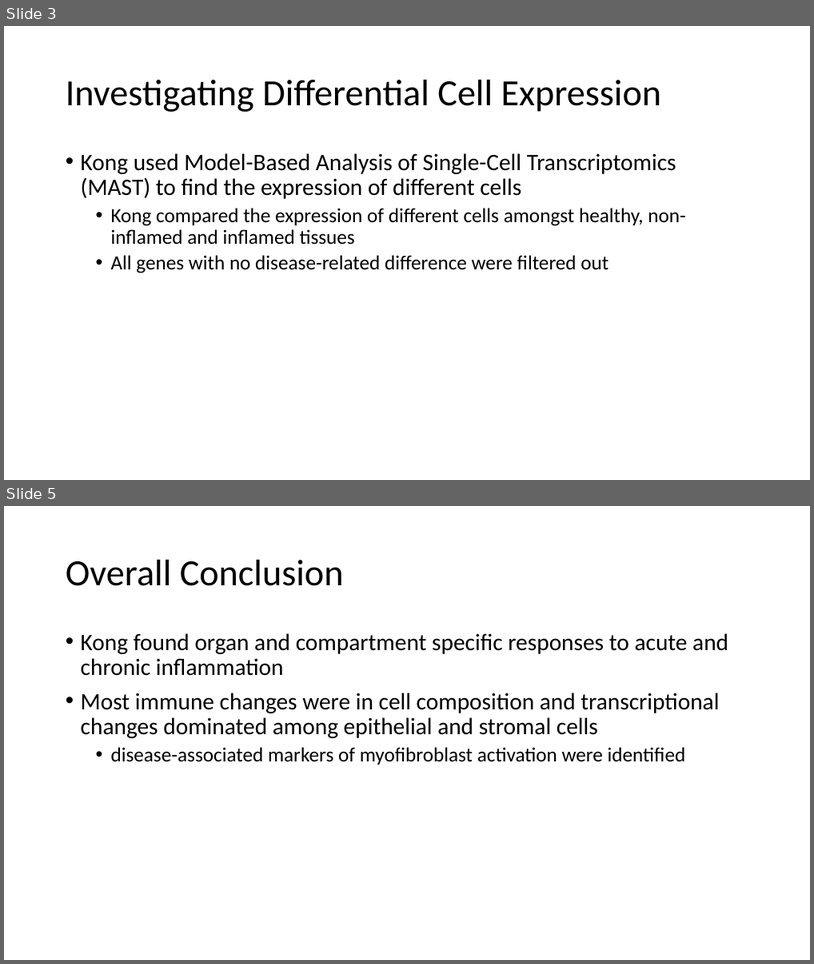
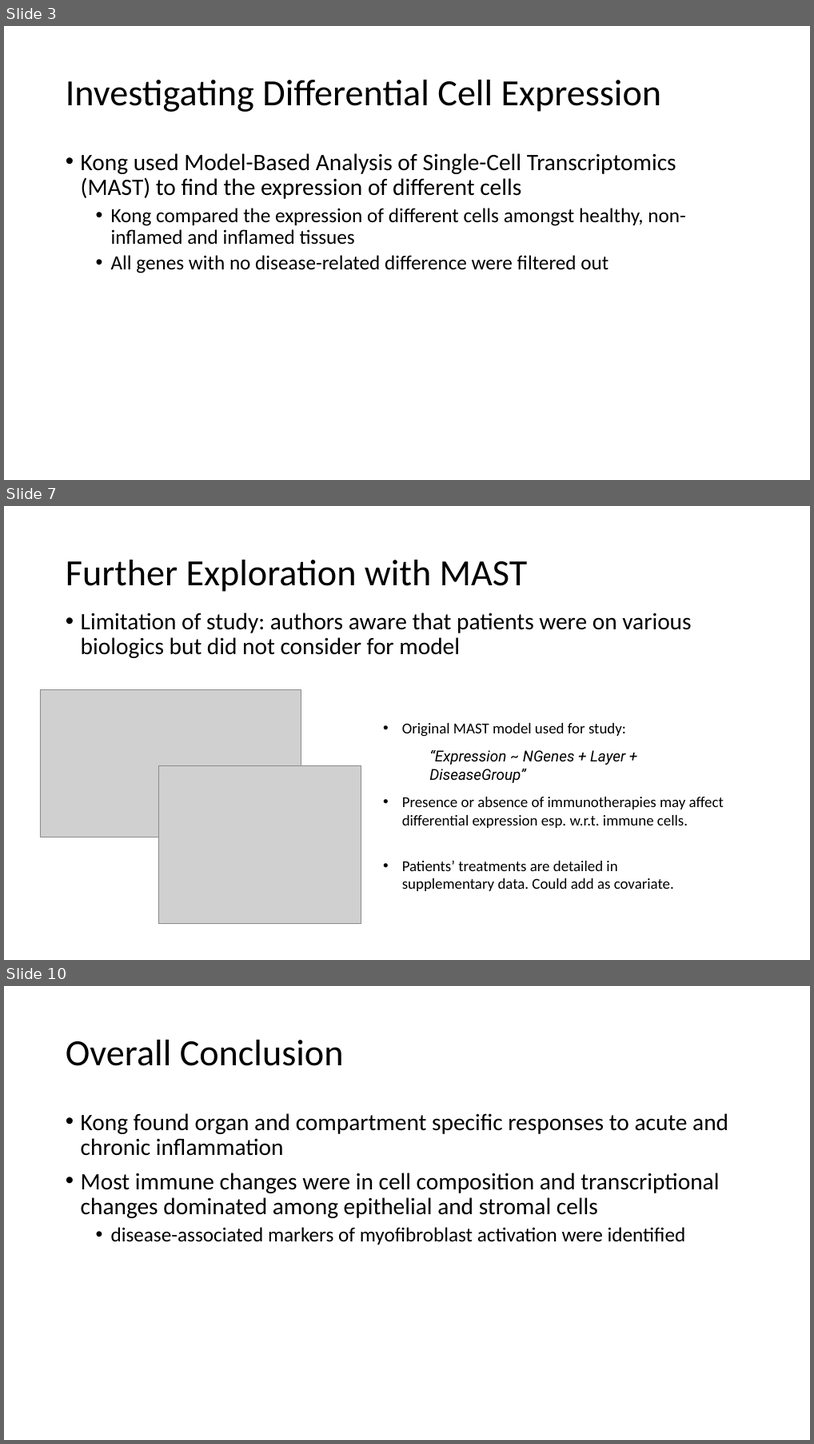
Before and after one commit to anthonylopes54/CPSC-445, a slide deck: cpsc445Presentation.pptx. Shown one above the other, each under a label of ours: slides 3 and 5 before the commit, slides 3, 7 and 10 after it; the slides between them are not shown. The pictures are 814x964 and 814x1444 pixels, drawn with LibreOffice and Linux fonts; fonts in the diff are those of the drawing; grey boxes stand for pictures; background and template pictures are left out. Boxes give left, top, right and bottom in pixels: in the first picture for what was removed or moved away, otherwise in the second. Text is boxed around its words. In the diff, an @@ line names an element or a change of style, - is before the commit and + after.

```diff
--- a/cpsc445Presentation.pptx
+++ b/cpsc445Presentation.pptx
@@ slide 7 added at [4, 506, 810, 960], background #FFFFFF @@
@@ title added at [66, 560, 528, 592], 44 pt, text #000000 @@
+Further Exploration with MAST
@@ text added at [81, 612, 691, 658], 28 pt, text #000000 @@
+• Limitation of study: authors aware that patients were on various biologics but did not consider for model
@@ picture added at [40, 690, 301, 837] @@
@@ text added at [402, 723, 626, 736], 18 pt, text #000000 @@
+• Original MAST model used for study:
@@ picture added at [158, 765, 362, 924] @@
@@ text added at [430, 750, 626, 783], 18 pt, text #000000, italic @@
+“Expression ~ NGenes + Layer + DiseaseGroup”
@@ text added at [402, 796, 724, 828], 18 pt, text #000000 @@
+• Presence or absence of immunotherapies may affect differential expression esp. w.r.t. immune cells.
@@ text added at [402, 860, 674, 891], 18 pt, text #000000 @@
+• Patients’ treatments are detailed in supplementary data. Could add as covariate.
@@ what was slide 5 is now slide 10 @@
```
Also in this commit, not shown: 1 slide changed, 4 other slides added, 1 other file.
